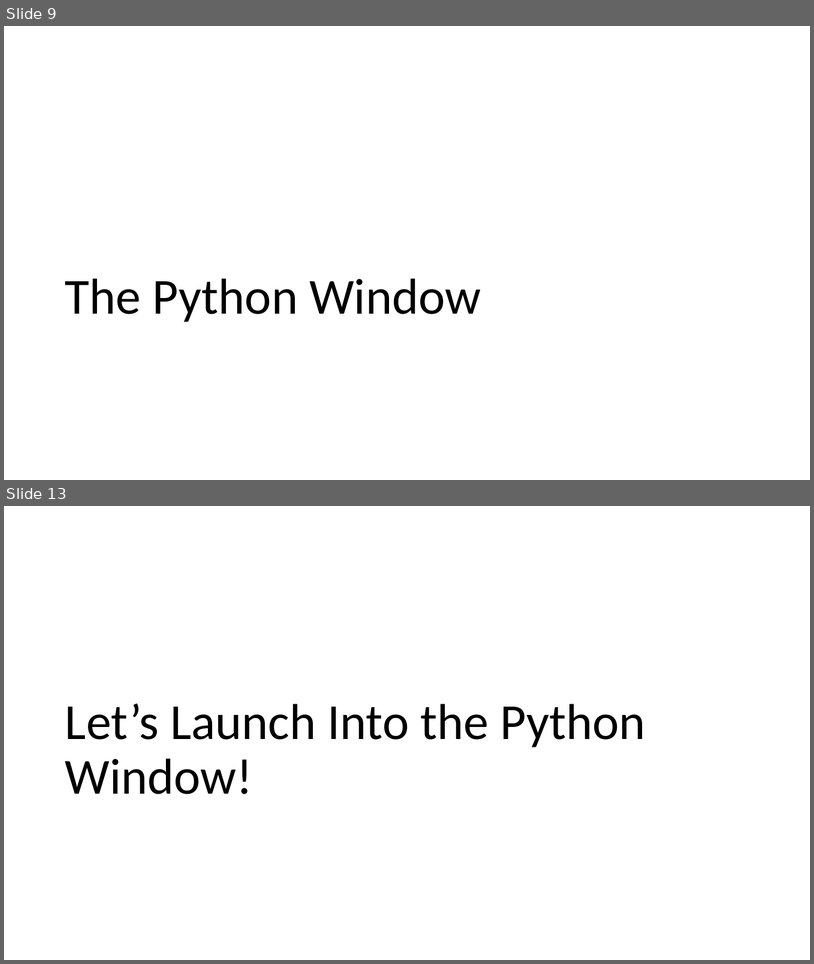
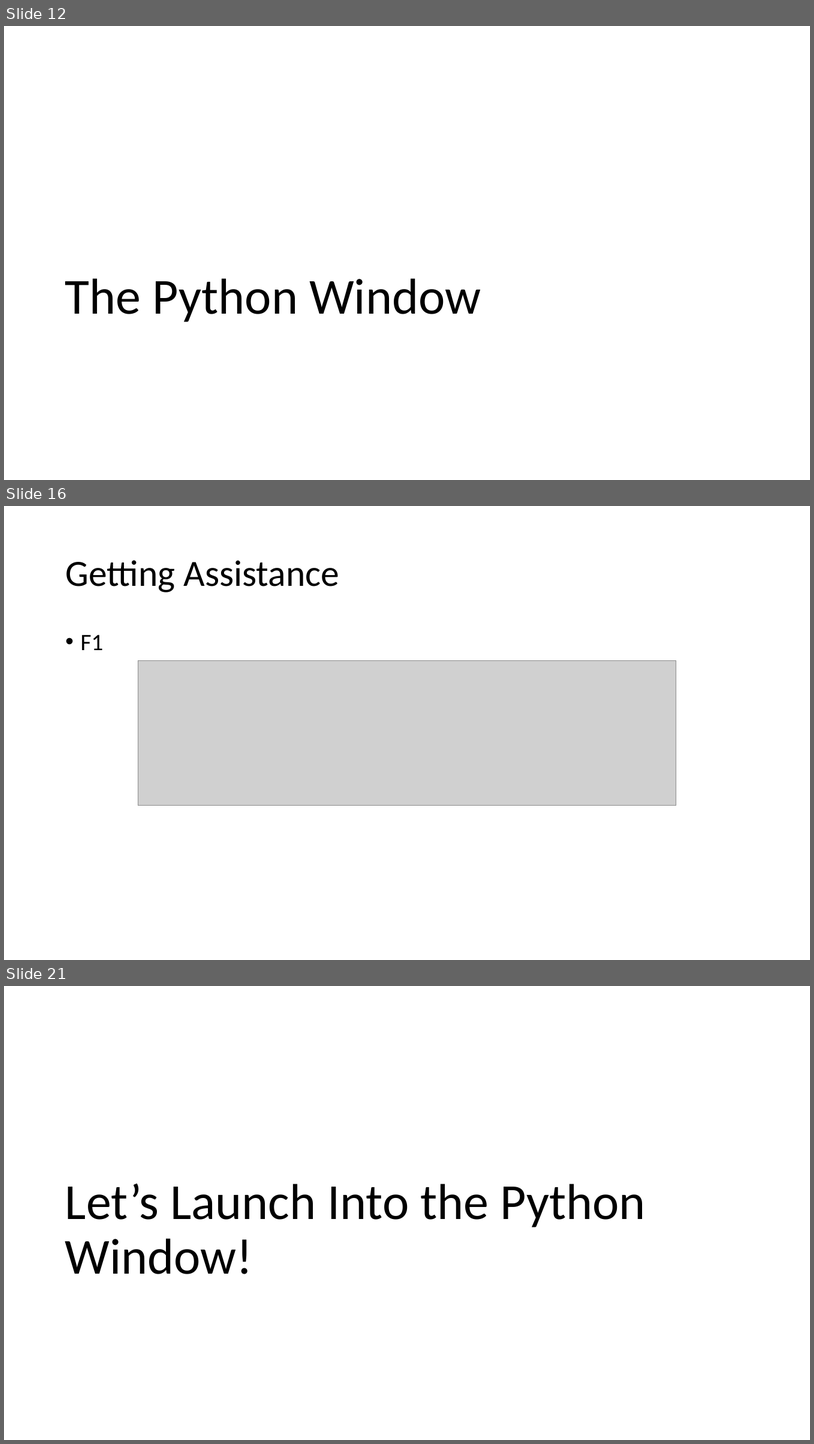
Before and after one commit to gbrunner/programming-for-gis-and-rs, a slide deck: Week_2/Lecture_1_Geoprocessing_and_Python_Window.pptx. Shown one above the other, each under a label of ours: slides 9 and 13 before the commit, slides 12, 16 and 21 after it; the slides between them are not shown. The pictures are 814x964 and 814x1444 pixels, drawn with LibreOffice and Linux fonts; fonts in the diff are those of the drawing; grey boxes stand for pictures. Boxes give left, top, right and bottom in pixels: in the first picture for what was removed or moved away, otherwise in the second. Text is boxed around its words. In the diff, an @@ line names an element or a change of style, - is before the commit and + after.

```diff
--- a/Week_2/Lecture_1_Geoprocessing_and_Python_Window.pptx
+++ b/Week_2/Lecture_1_Geoprocessing_and_Python_Window.pptx
@@ slide 16 added at (4, 506, 810, 960), background #FFFFFF @@
@@ title added at (65, 560, 340, 592), 44 pt, text #000000 @@
+Getting Assistance
@@ text added at (81, 634, 104, 650), 28 pt, text #000000 @@
+• F1
@@ picture added at (138, 660, 677, 805) @@
@@ what was slide 9 is now slide 12 @@
@@ what was slide 13 is now slide 21 @@
```
Also in this commit, not shown: 7 slides changed, 9 other slides added, 3 slides removed, 1 other file.
